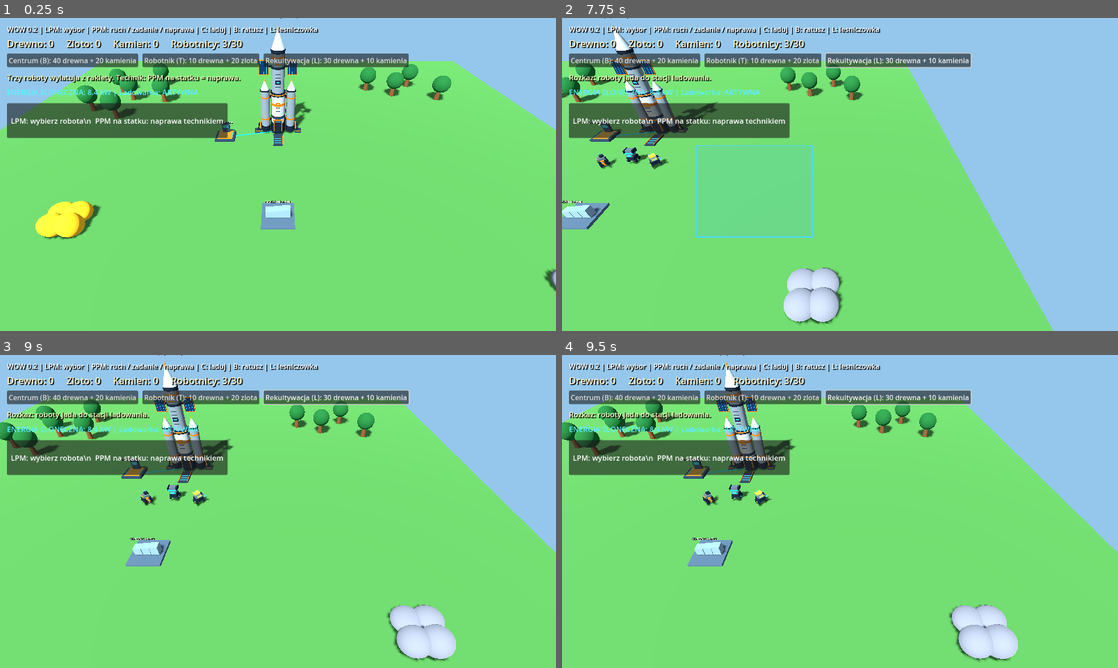
Above: before the commit, frames 1-4 (two rows, left to right).
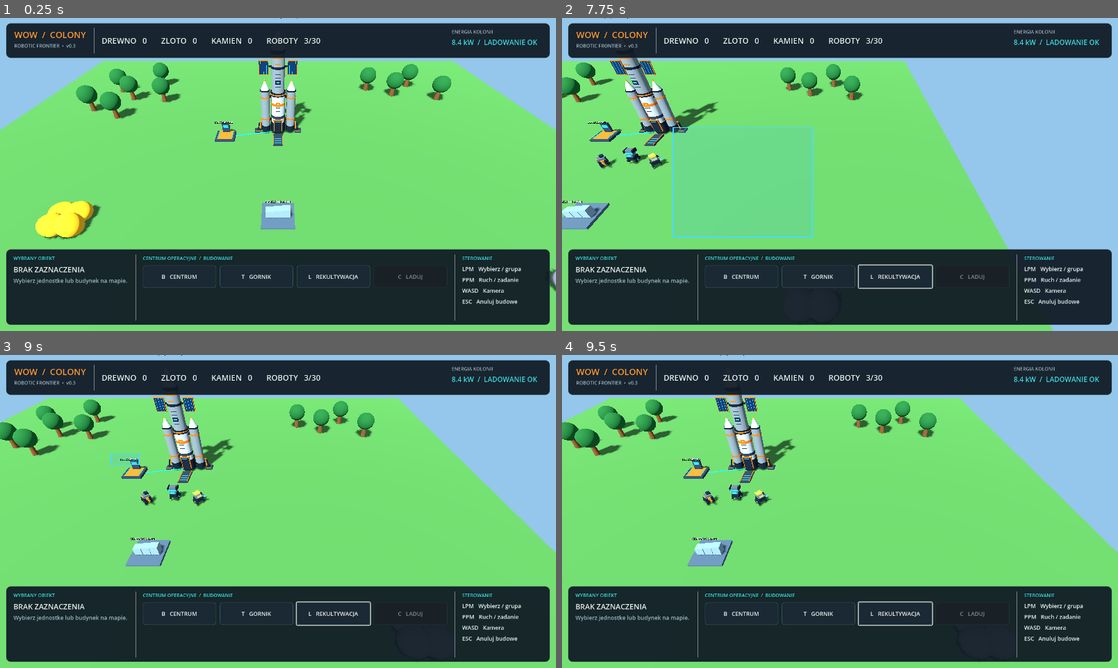
Above: after the commit, the same moments.

Repository: serafin1367/wow
Game: Godot game, scene res://scenes/main.tscn
Two runs of this game, one before a commit and one after it. Both use one fixed random seed, a clock stepped at 60 frames per second and the inputs below.
Inputs (mouse positions are in pixels of both pictures, inside the frame that each line leads up to):
- Up to frame 1 (0.25 s): no input
- Up to frame 2 (7.75 s): click (634, 61) at 0.5 s, where only the run before the commit has a clickable "Centrum (B): 40 drewna + 20 k…"; click (739, 277) at 1.25 s, where only the run after the commit has a clickable "B CENTRUM"; click (762, 61) at 2 s, where only the run before the commit has a clickable "Robotnik (T): 10 drewna + 20 …"; click (817, 277) at 2.75 s, where only the run after the commit has a clickable "T GORNIK"; click (895, 61) at 3.5 s, where only the run before the commit has a clickable "Rekultywacja (L): 30 drewna +…"; click (895, 277) at 4.25 s, where only the run after the commit has a clickable "L REKULTYWACJA"; tap Enter at 5 s; move the mouse to (962, 158) at 5.02 s; hold D 5.03-5.75 s; tap C at 5.1, 6.8 s; click (962, 158) at 5.17 s; drag from (728, 190) to (812, 237) at 5.77 s; move the mouse to (895, 105) at 6.52 s; hold D 6.53-7.25 s; tap B at 6.6 s; click (895, 105) at 6.67 s; drag from (812, 237) to (673, 127) at 7.27 s
- Up to frame 3 (9 s): move the mouse to (444, 558) at 8.02 s; hold A 8.03-8.75 s; tap L at 8.1 s; click (444, 558) at 8.17 s; tap C at 8.3 s; drag from (111, 464) to (194, 433) at 8.77 s
- Up to frame 4 (9.5 s): no input

The runs differ from the first frame. In frame 1, 42% of the frame differs, in the area x 1-99%, y 1-98%; in frame 2, 42%; in frame 3, 42%; in frame 4, 42%.

Commit message:
refactor: replace overlapping map labels with fixed top and bottom RTS command HUD

Diff:
--- a/scripts/main.gd
+++ b/scripts/main.gd
@@ -10,6 +10,7 @@
 const FORESTER_SCRIPT = preload("res://scripts/forester_hut.gd")
 const LANDER_SCRIPT = preload("res://scripts/colony_lander.gd")
 const CHARGER_SCRIPT = preload("res://scripts/charging_pad.gd")
+const HUD_SCRIPT = preload("res://scripts/colony_hud.gd")
 const LANDER_POSITION: Vector3 = Vector3(0.0, 0.0, -12.0)
 const CHARGER_POSITION: Vector3 = Vector3(-9.0, 0.0, -10.0)
 const FORESTER_COST: Dictionary = {"wood": 30, "stone": 10}
@@ -32,11 +33,6 @@
 var is_dragging: bool = false
 var drag_start: Vector2 = Vector2.ZERO
 var resource_totals: Dictionary = {"wood": 0, "gold": 0, "stone": 0}
-var resource_label: Label
-var status_label: Label
-var build_button: Button
-var train_button: Button
-var forester_button: Button
 var forester_build_mode: bool = false
 var foresters: Array = []
 var build_mode: bool = false
@@ -45,9 +41,9 @@
 var training_in_progress: bool = false
 var landing_rocket = null
 var charging_pad = null
-var unit_status_label: Label
-var energy_label: Label
 var hud_elapsed: float = 0.0
+var hud = null
+var selected_structure = null
 
 
 func _ready() -> void:
@@ -375,112 +371,64 @@
 
 
 func _create_hud() -> void:
-	var ui := CanvasLayer.new()
-	ui.name = "HUD"
-	add_child(ui)
-	var hint := Label.new()
-	hint.name = "Controls"
-	hint.text = "WOW 0.2 | LPM: wybor | PPM: ruch / zadanie / naprawa | C: laduj | B: ratusz | L: lesniczowka"
-	hint.position = Vector2(16, 14)
-	hint.add_theme_font_size_override("font_size", 16)
-	hint.add_theme_color_override("font_color", Color.WHITE)
-	hint.add_theme_color_override("font_shadow_color", Color.BLACK)
-	hint.add_theme_constant_override("shadow_offset_x", 2)
-	hint.add_theme_constant_override("shadow_offset_y", 2)
-	ui.add_child(hint)
-
-	resource_label = Label.new()
-	resource_label.name = "ResourceCounters"
-	resource_label.position = Vector2(16, 43)
-	resource_label.add_theme_font_size_override("font_size", 22)
-	resource_label.add_theme_color_override("font_color", Color(1.0, 0.96, 0.80))
-	resource_label.add_theme_color_override("font_shadow_color", Color.BLACK)
-	resource_label.add_theme_constant_override("shadow_offset_x", 2)
-	resource_label.add_theme_constant_override("shadow_offset_y", 2)
-	ui.add_child(resource_label)
-	_update_resource_hud()
-
-	var actions := HBoxContainer.new()
-	actions.name = "EconomyActions"
-	actions.position = Vector2(16, 82)
-	actions.add_theme_constant_override("separation", 10)
-	ui.add_child(actions)
-
-	build_button = Button.new()
-	build_button.text = "Centrum (B): 40 drewna + 20 kamienia"
-	build_button.pressed.connect(_toggle_build_mode)
-	actions.add_child(build_button)
-
-	train_button = Button.new()
-	train_button.text = "Robotnik (T): 10 drewna + 20 zlota"
-	train_button.pressed.connect(_train_worker)
-	actions.add_child(train_button)
-
-	forester_button = Button.new()
-	forester_button.text = "Rekultywacja (L): 30 drewna + 10 kamienia"
-	forester_button.pressed.connect(_toggle_forester_mode)
-	actions.add_child(forester_button)
-
-	status_label = Label.new()
-	status_label.name = "GameplayStatus"
-	status_label.position = Vector2(16, 124)
-	status_label.add_theme_font_size_override("font_size", 17)
-	status_label.add_theme_color_override("font_color", Color(1.0, 1.0, 0.77))
-	status_label.add_theme_color_override("font_shadow_color", Color.BLACK)
-	status_label.add_theme_constant_override("shadow_offset_x", 2)
-	status_label.add_theme_constant_override("shadow_offset_y", 2)
-	ui.add_child(status_label)
-	_set_status("Trzy roboty wylatuja z rakiety. Technik: PPM na statku = naprawa.")
-	_update_action_buttons()
-
-	energy_label = Label.new()
-	energy_label.name = "SolarPowerStatus"
-	energy_label.position = Vector2(16, 158)
-	energy_label.add_theme_font_size_override("font_size", 17)
-	energy_label.add_theme_color_override("font_color", Color(0.35, 0.95, 1.0))
-	ui.add_child(energy_label)
-
-	var panel := PanelContainer.new()
-	panel.name = "SelectedRobotPanel"
-	panel.position = Vector2(16, 196)
-	panel.custom_minimum_size = Vector2(305, 80)
-	ui.add_child(panel)
-	unit_status_label = Label.new()
-	unit_status_label.name = "RobotInfo"
-	unit_status_label.add_theme_font_size_override("font_size", 17)
-	panel.add_child(unit_status_label)
-	_update_colony_hud()
+	hud = HUD_SCRIPT.new()
+	hud.name = "ColonyHUD"
+	hud.build_center_requested.connect(_toggle_build_mode)
+	hud.build_forester_requested.connect(_toggle_forester_mode)
+	hud.train_robot_requested.connect(_train_worker)
+	hud.charge_requested.connect(_charge_selected)
+	add_child(hud)
 
 	selection_box = SELECTION_BOX_SCRIPT.new()
 	selection_box.name = "SelectionBox"
-	selection_box.mouse_filter = Control.MOUSE_FILTER_IGNORE
-	selection_box.set_anchors_and_offsets_preset(Control.PRESET_FULL_RECT)
-	ui.add_child(selection_box)
+	hud.add_selection_overlay(selection_box)
+
+	_set_status("Trzy roboty opuscily rakiete. Zacznij od wydobycia i naprawy paneli.")
+	_update_action_buttons()
+	_update_resource_hud()
+	_update_colony_hud()
 
 
 func _process(delta: float) -> void:
 	hud_elapsed += delta
-	if hud_elapsed >= 0.2:
+	if hud_elapsed >= 0.25:
 		hud_elapsed = 0.0
 		_update_colony_hud()
 
 
 func _update_colony_hud() -> void:
-	if energy_label != null and landing_rocket != null:
-		energy_label.text = "ENERGIA SLONECZNA: %.1f kW | Ladowarka: %s" % [
-			landing_rocket.solar_output(),
-			"AKTYWNA" if charging_pad.can_charge() else "NIEDOSTEPNA"
-		]
-	if unit_status_label != null:
-		if selected_workers.size() == 1:
-			var worker = selected_workers[0]
-			unit_status_label.text = "  %s | %s\\n  Akumulator: %d%% | Ladunek: %d\\n  [C] Jedz do ladowarki  " % [
-				worker.role_name(), worker.status_text(), roundi(worker.energy), worker.carried_amount
-			]
-		elif selected_workers.size() > 1:
-			unit_status_label.text = "  Wybrano %d robotow\\n  [C] Wyslij do ladowania  " % selected_workers.size()
+	if hud == null:
+		return
+	if landing_rocket != null and charging_pad != null:
+		hud.set_power(landing_rocket.solar_output(), charging_pad.can_charge())
+
+	if selected_workers.size() == 1:
+		var robot = selected_workers[0]
+		hud.set_robot(robot.role_name(), robot.status_text(), robot.energy, robot.carried_amount)
+	elif selected_workers.size() > 1:
+		hud.set_robot_group(selected_workers.size())
+	elif is_instance_valid(selected_structure) and selected_structure != null:
+		if selected_structure == landing_rocket:
+			hud.set_structure("RAKIETA KOLONIJNA", "Produkcja PV: %.1f kW" % landing_rocket.solar_output(), landing_rocket.health)
+		elif selected_structure == charging_pad:
+			hud.set_structure("STACJA LADOWANIA", "Moc: %s" % ("dostepna" if charging_pad.can_charge() else "brak"), charging_pad.health)
+		elif selected_structure == town_hall:
+			hud.set_structure("CENTRUM DOWODZENIA", "Produkcja robotow: klawisz T.")
+		elif selected_structure in foresters:
+			hud.set_structure("MODUL REKULTYWACJI", "Odnawianie drzew: cykl 8 sekund.")
 		else:
-			unit_status_label.text = "  LPM: wybierz robota\\n  PPM na statku: naprawa technikiem  "
+			hud.set_no_selection()
+	else:
+		hud.set_no_selection()
+
+
+func _charge_selected() -> void:
+	if selected_workers.is_empty():
+		_set_status("Wybierz co najmniej jednego robota.")
+		return
+	for robot in selected_workers:
+		robot.command_charge()
+	_set_status("Rozkaz: wybrane roboty jada do stacji ladowania.")
 
 
 func _unhandled_input(event: InputEvent) -> void:
@@ -495,9 +443,7 @@
 			_toggle_forester_mode()
 			return
 		if event.keycode == KEY_C:
-			for worker in selected_workers:
-				worker.command_charge()
-			_set_status("Rozkaz: roboty jada do stacji ladowania.")
+			_charge_selected()
 			return
 		if event.keycode == KEY_ESCAPE and (build_mode or forester_build_mode):
 			build_mode = false
@@ -556,10 +502,18 @@
 		return
 
 	var building_hit := _raycast(screen_position, 8)
-	if building_hit.has("collider") and building_hit["collider"] == town_hall:
-		_set_status("Centrum: nacisnij T lub Robotnik, aby szkolic kolejnego gornika.")
-	elif building_hit.has("collider") and building_hit["collider"] in foresters:
-		_set_status("Modul rekultywacji automatycznie sadzi drzewa w poblizu.")
+	if building_hit.has("collider"):
+		var structure = building_hit["collider"]
+		if structure == landing_rocket or structure == charging_pad or structure == town_hall or structure in foresters:
+			selected_structure = structure
+			if structure == town_hall:
+				_set_status("Centrum: T szkoli kolejnego gornika.")
+			elif structure in foresters:
+				_set_status("Modul rekultywacji automatycznie sadzi nowe drzewa.")
+			elif structure == landing_rocket:
+				_set_status("Wybierz technika i kliknij PPM na rakiecie, aby ja naprawic.")
+			elif structure == charging_pad:
+				_set_status("Ladowarka: C wysyla zaznaczone roboty do ladowania.")
 
 
 func _select_in_rectangle(rectangle: Rect2, additive: bool) -> void:
@@ -638,13 +592,17 @@
 	for worker in selected_workers:
 		worker.set_selected(false)
 	selected_workers.clear()
+	selected_structure = null
+	_update_action_buttons()
 
 
 func _select_worker(worker: CharacterBody3D) -> void:
 	if worker in selected_workers:
 		return
 	selected_workers.append(worker)
+	selected_structure = null
 	worker.set_selected(true)
+	_update_action_buttons()
 
 
 func _create_training_timer() -> void:
@@ -907,17 +865,19 @@
 
 
 func _set_status(message: String) -> void:
-	if status_label != null:
-		status_label.text = message
+	if hud != null:
+		hud.set_status(message)
 
 
 func _update_action_buttons() -> void:
-	if build_button != null:
-		build_button.disabled = town_hall != null
-	if train_button != null:
-		train_button.disabled = training_in_progress or workers.size() >= MAX_WORKERS
-	if forester_button != null:
-		forester_button.disabled = foresters.size() >= MAX_FORESTERS
+	if hud != null:
+		hud.set_action_availability(
+			town_hall != null,
+			workers.size() >= MAX_WORKERS,
+			training_in_progress,
+			foresters.size() >= MAX_FORESTERS,
+			not selected_workers.is_empty()
+		)
 
 
 func _on_resource_delivered(resource_type: String, amount: int) -> void:
@@ -928,15 +888,15 @@
 
 
 func _update_resource_hud() -> void:
-	if resource_label == null:
-		return
-	resource_label.text = "Drewno: %d     Zloto: %d     Kamien: %d     Robotnicy: %d/%d" % [
+	if hud == null:
+		return
+	hud.set_resources(
 		int(resource_totals["wood"]),
 		int(resource_totals["gold"]),
 		int(resource_totals["stone"]),
 		workers.size(),
 		MAX_WORKERS
-	]
+	)
 
 
 func _make_material(tint: Color) -> StandardMaterial3D:
